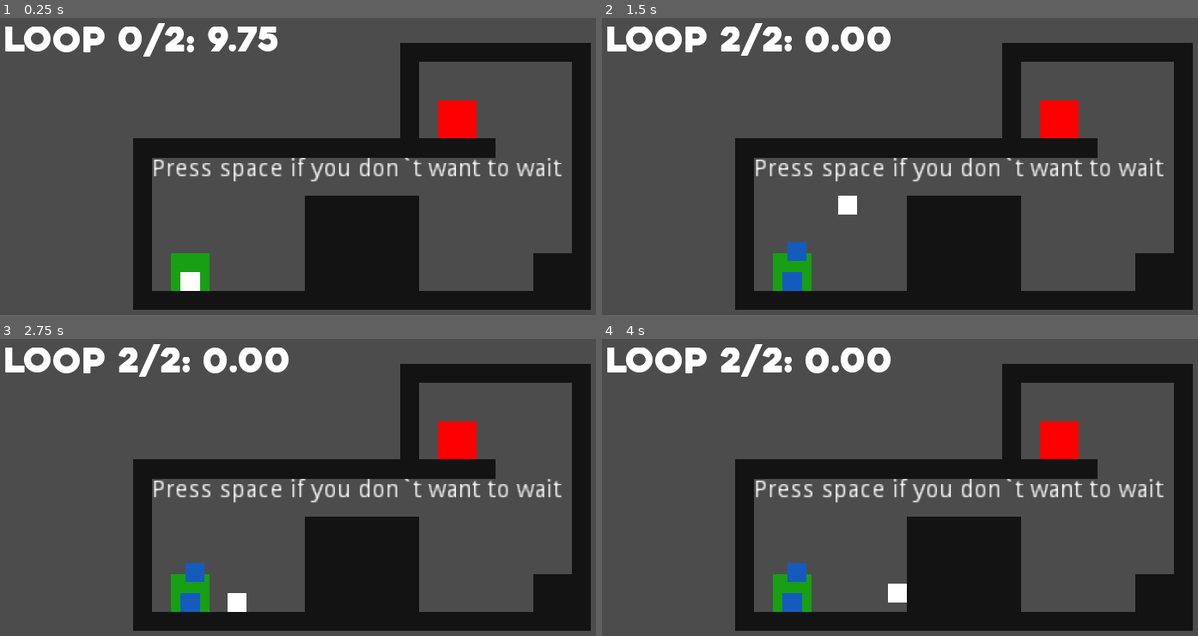
Above: before the commit, frames 1-4 (two rows, left to right).
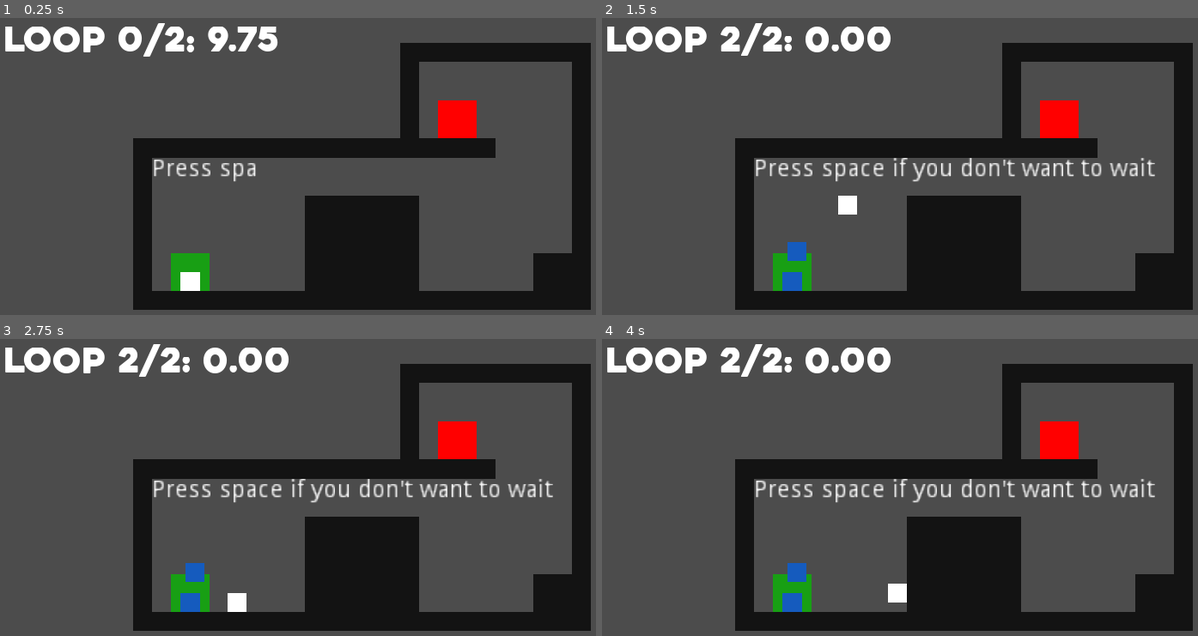
Above: after the commit, the same moments.

Repository: fijaniques/looppool
Game: Godot game, scene res://Scenes/Maps/Map3/Map3.tscn
Same seed, same stepped clock (60 frames per second), same inputs: the game is played once before the commit and once after it. This scene is started directly instead of the project's main scene.
Inputs:
- Up to frame 1 (0.25 s): no input
- Up to frame 2 (1.5 s): tap Space (Clone) at 0.5, 0.6, 1.25, 1.35 s; hold D (Right) from 0.53 s (still down); tap W (Jump) at 0.77 s
- Up to frame 3 (2.75 s): tap W (Jump) at 1.52 s; tap Space (Clone) at 2, 2.1 s; release D (Right) at 2.03 s; hold A (Left) from 2.03 s (still down)
- Up to frame 4 (4 s): tap Space (Clone) at 2.75, 2.85, 3.5, 3.6 s; release A (Left) at 2.78 s; hold D (Right) from 2.78 s (still down); tap W (Jump) at 3.02, 3.77 s

The runs differ from the first frame. In frame 1, 1.1% of the frame differs, in the area x 43-95%, y 47-56%; in frame 2, 0.8%; in frame 3, 0.8%; in frame 4, 0.8%.

Commit message:
tutorial text fix

Diff:
--- a/Scenes/Maps/Map2/Map2.tscn
+++ b/Scenes/Maps/Map2/Map2.tscn
@@ -29,4 +29,6 @@
 margin_right = 235.0
 margin_bottom = 872.0
 rect_scale = Vector2( 3, 3 )
+visible_characters = 0
+percent_visible = 0.0
 text = "Your clone repeats your actions. Use it!"
--- a/Scenes/Maps/Map3/Map3.tscn
+++ b/Scenes/Maps/Map3/Map3.tscn
@@ -22,4 +22,6 @@
 margin_right = 1952.0
 margin_bottom = 840.0
 rect_scale = Vector2( 2.9, 2.9 )
-text = "Press space if you don`t want to wait"
+visible_characters = 0
+percent_visible = 0.0
+text = "Press space if you don't want to wait"
